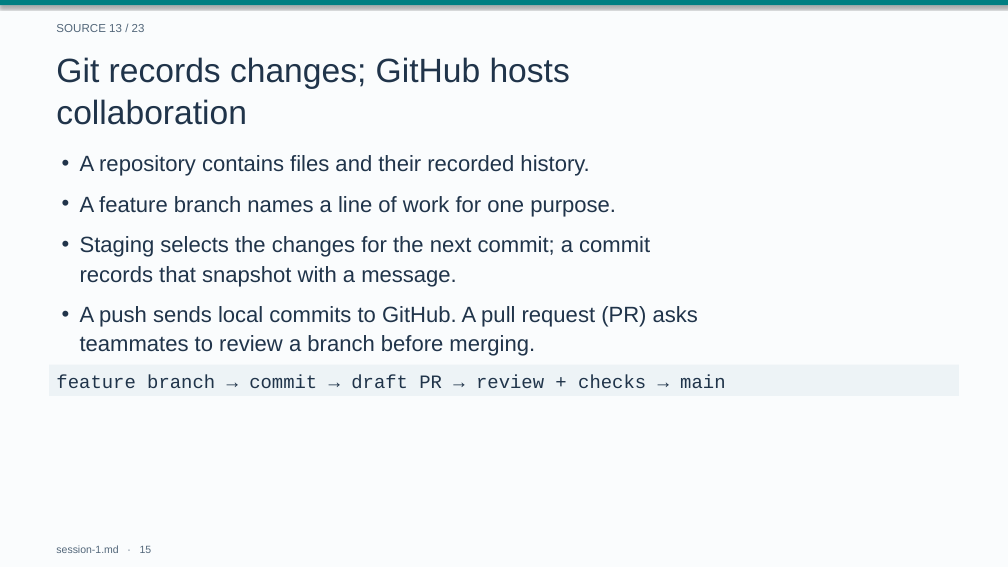
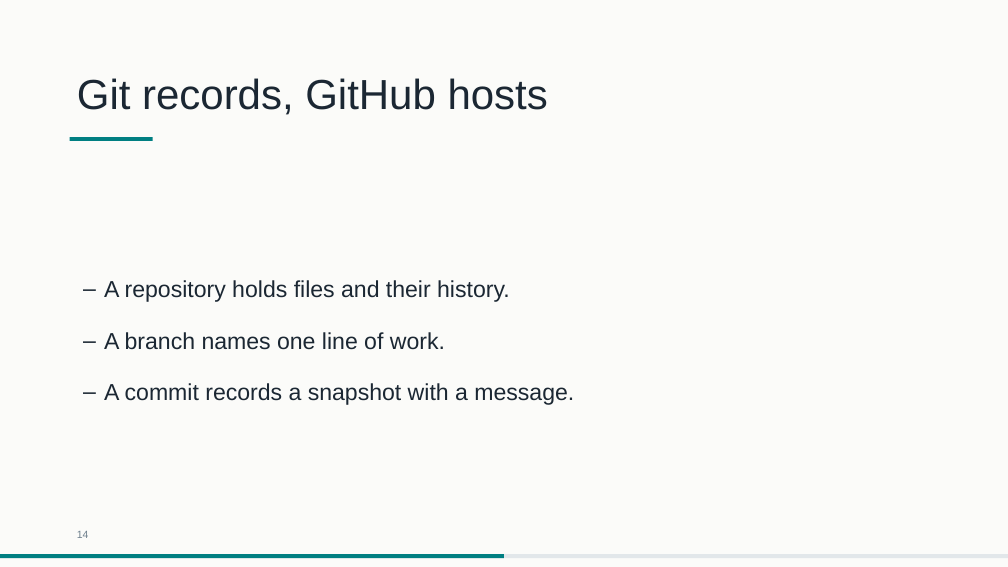
Before and after one commit to drweihungpan-lab/3R-teaching, a slide deck: slide 14 of materials/slides/session-1.pptx (slide 15 before the commit). Drawn at 1008x567 pixels with LibreOffice and Linux fonts; fonts in the diff are those of the drawing. Boxes give left, top, right and bottom in pixels: in the first picture for what was removed or moved away, otherwise in the second. Text is boxed around its words. In the diff, an @@ line names an element or a change of style, - is before the commit and + after.

```diff
--- a/materials/slides/session-1.pptx
+++ b/materials/slides/session-1.pptx
@@ background #FAFCFD to #FBFBF9 @@
@@ rectangle removed at bbox=[0, 0, 1008, 5] @@
@@ text removed at bbox=[56, 24, 145, 32] @@
-SOURCE 13 / 23
@@ text at bbox=[77, 78, 548, 115]: text changed; size 32 to 40 pt; text colour #20344A to #1B2733 @@
-Git records changes; GitHub hosts
-collaboration
+Git records, GitHub hosts
@@ rectangle added at bbox=[70, 137, 153, 141], fill #007F82 @@
@@ text at bbox=[104, 280, 510, 302]: text changed; size 21 to 22 pt; text colour #20344A to #1B2733 @@
-• A repository contains files and their recorded history.
+– A repository holds files and their history.
@@ text removed at bbox=[80, 306, 698, 356] @@
-• A push sends local commits to GitHub. A pull request (PR) asks
-  teammates to review a branch before merging.
@@ text at bbox=[104, 332, 445, 350]: text changed; size 21 to 22 pt; text colour #20344A to #1B2733 @@
-• A feature branch names a line of work for one purpose.
+– A branch names one line of work.
@@ rectangle removed at bbox=[49, 364, 959, 395] @@
-feature branch → commit → draft PR → review + checks → main
@@ text at bbox=[104, 383, 574, 405]: text changed; size 21 to 22 pt; text colour #20344A to #1B2733 @@
-• Staging selects the changes for the next commit; a commit
-  records that snapshot with a message.
+– A commit records a snapshot with a message.
@@ text added at bbox=[77, 531, 89, 538], 10 pt, text #6E7F8D @@
+14
@@ rectangle added at bbox=[0, 554, 1008, 559], fill #E2E7EA @@
@@ rectangle added at bbox=[0, 554, 504, 559], fill #007F82 @@
@@ text removed at bbox=[56, 545, 152, 553] @@
-session-1.md · 15
```
Also in this commit, not shown: 16 other slides changed, 11 slides added, 12 slides removed, 4 other files.
